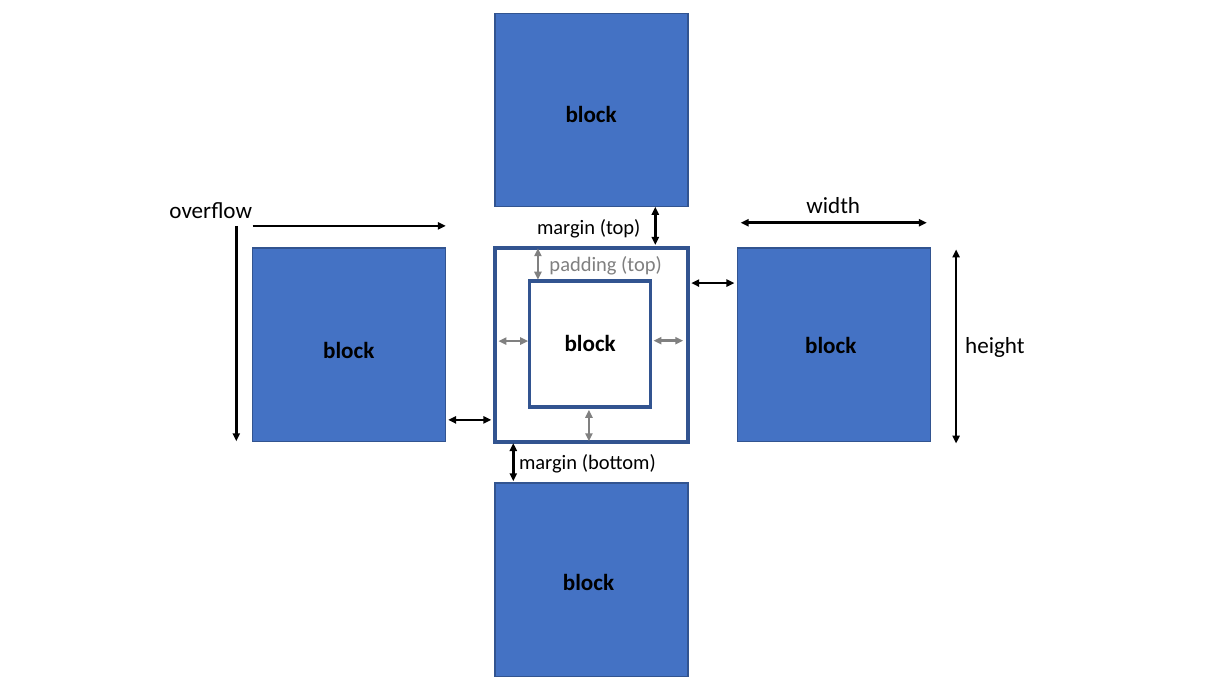
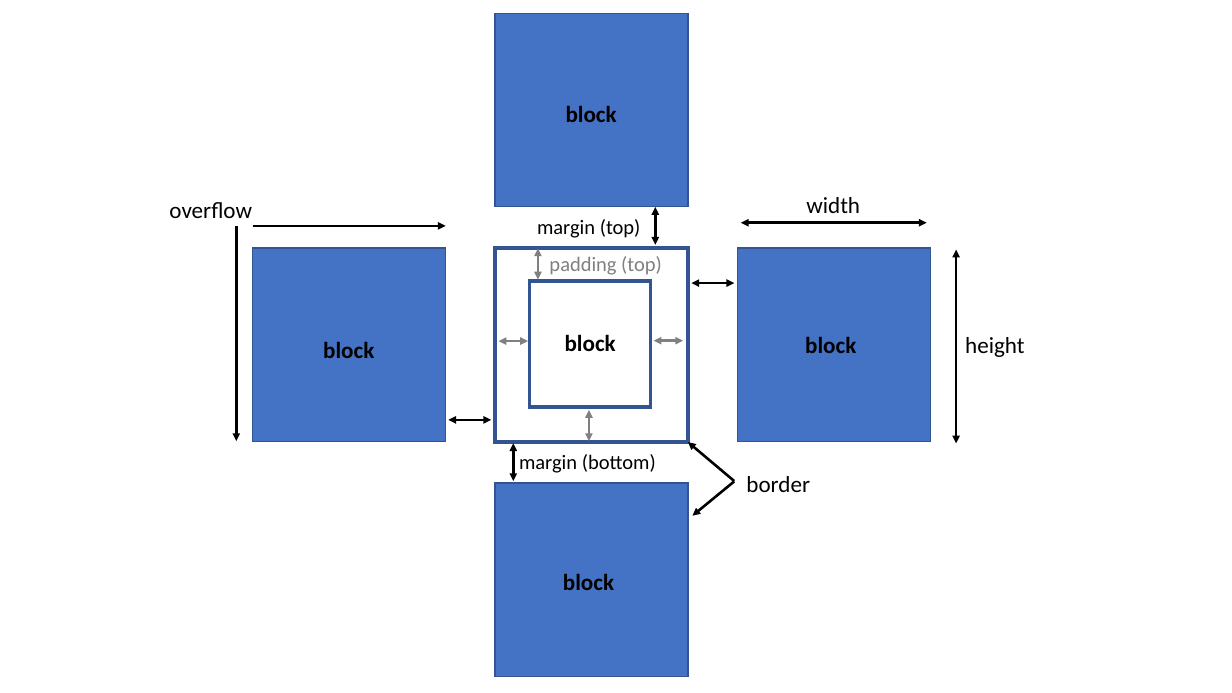
Before and after one commit to DivadNojnarg/outstanding-shiny-ui, a slide deck: slide 1 of images/beautify/css-block-box.pptx. Drawn at 1232x693 pixels with LibreOffice and Linux fonts; fonts in the diff are those of the drawing. Boxes give left, top, right and bottom in pixels: in the first picture for what was removed or moved away, otherwise in the second. Text is boxed around its words. In the diff, an @@ line names an element or a change of style, - is before the commit and + after.

```diff
--- a/images/beautify/css-block-box.pptx
+++ b/images/beautify/css-block-box.pptx
@@ arrow added from (735, 482) to (689, 442), #000000 2 pt @@
@@ text added at bbox=[746, 476, 810, 492], 18 pt, text #000000 @@
+border
@@ arrow added from (735, 482) to (692, 516), #000000 2 pt @@
```
Also in this commit, not shown: 18 other files.
